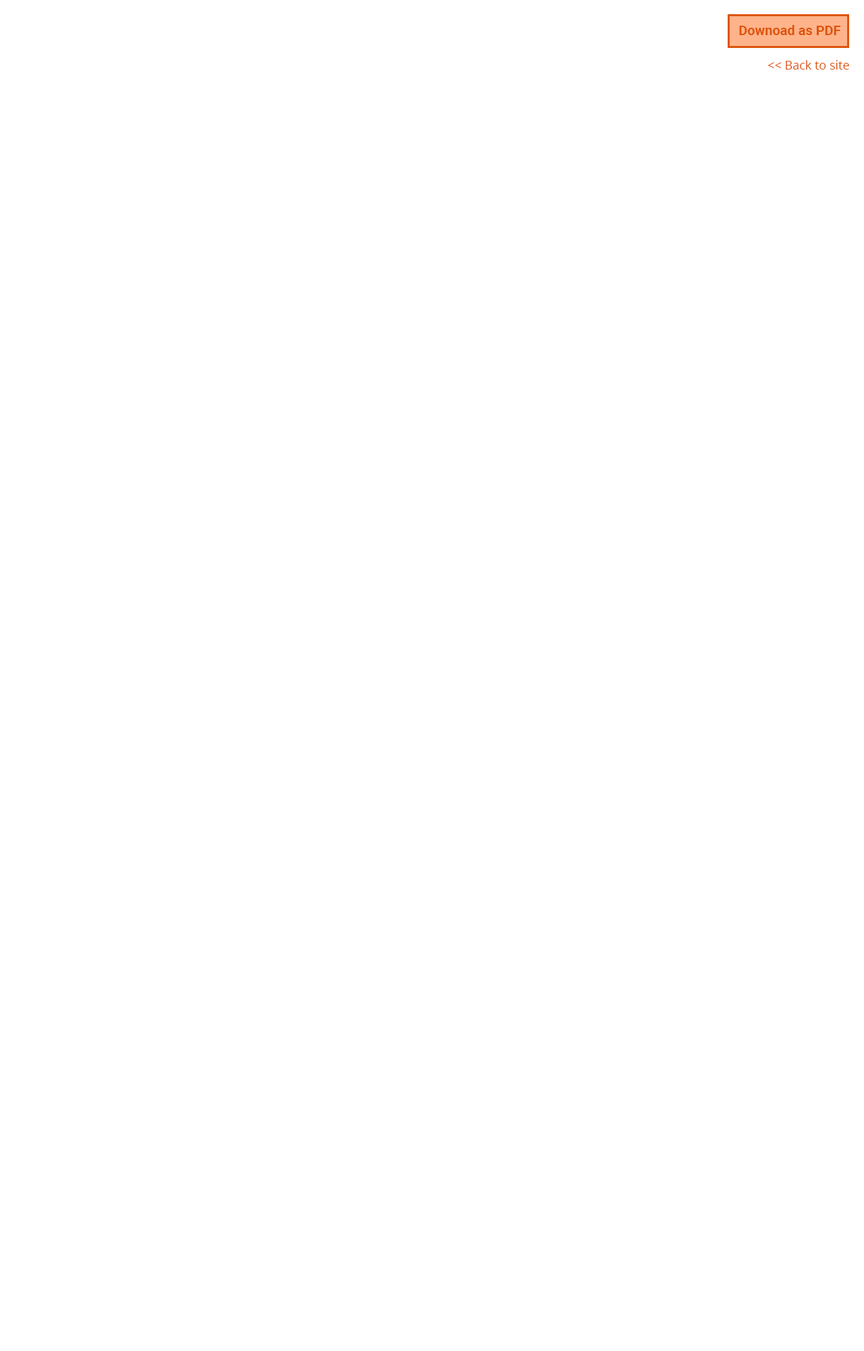
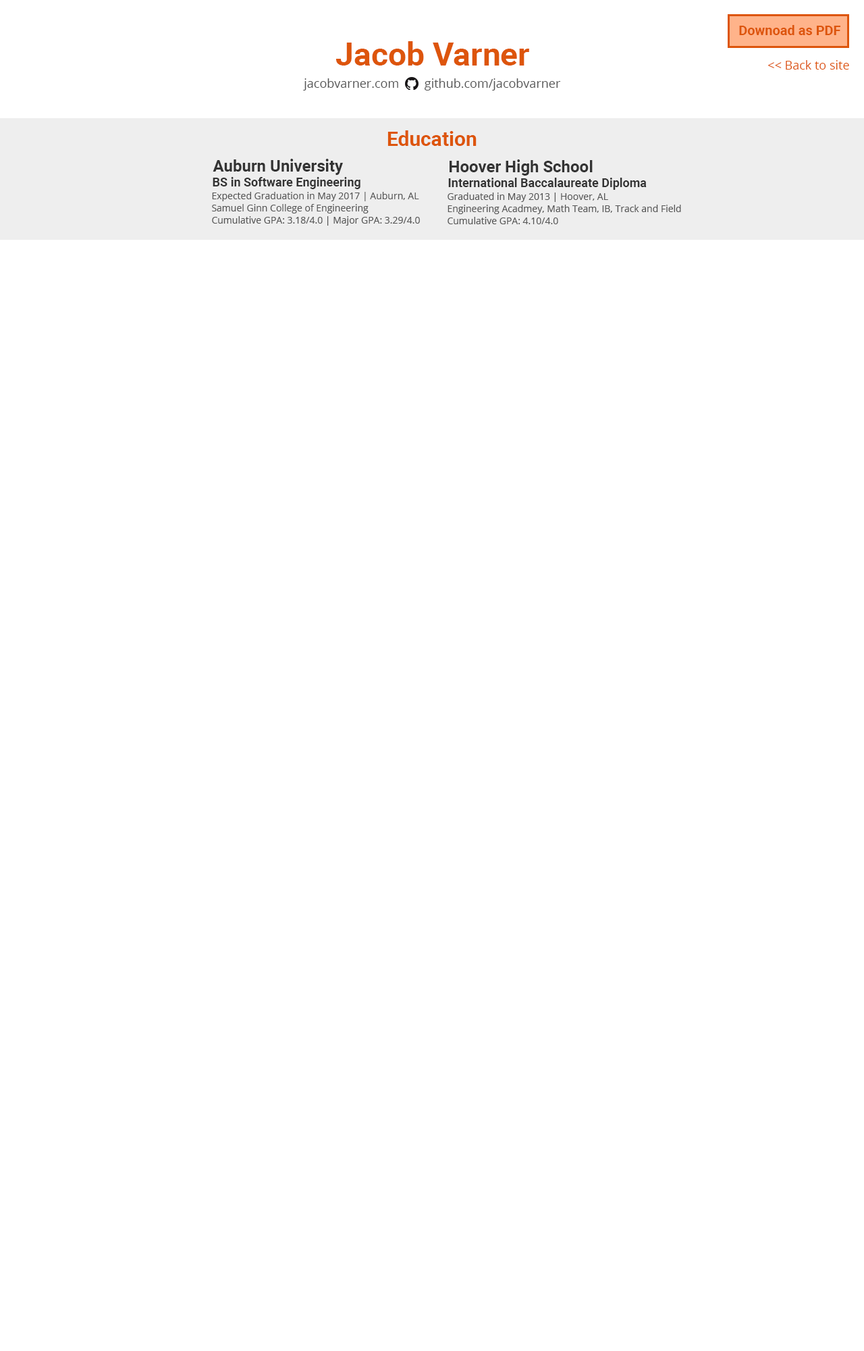
The second (864, 1351) image is a revision of the first. Changes to its layers:
added group "Heading" with 4 layers above "Education" over bbox(303, 41, 562, 91)
added layer "jacobvarner.com" in group "Heading" over bbox(303, 78, 399, 91)
added layer "github.com/jacobvarner" in group "Heading" over bbox(424, 78, 562, 91)
added layer "github-dark" in group "Heading" over bbox(405, 76, 419, 90)
added layer "Jacob Varner" in group "Heading" over bbox(335, 41, 530, 66)
added group "Education" (1st of 2) with 10 layers above "Layer 1" over bbox(0, 118, 864, 240)
added group "Hoover" with 3 layers in group "Education" over bbox(447, 159, 682, 225)
added layer "Graduated in May 2013 | Hoover, AL Engineering Acadmey, Math Te" in group "Hoover" over bbox(447, 192, 682, 225)
added layer "International Baccalaureate Diploma" in group "Hoover" over bbox(448, 177, 648, 190)
added layer "Hoover High School" in group "Hoover" over bbox(449, 159, 593, 176)
added group "Auburn" with 3 layers in group "Education" over bbox(212, 158, 421, 226)
added layer "Expected Graduation in May 2017 | Auburn, AL Samuel Ginn Colleg" in group "Auburn" over bbox(212, 191, 421, 226)
added layer "BS in Software Engineering" in group "Auburn" over bbox(212, 176, 361, 190)
added layer "Auburn University" in group "Auburn" over bbox(212, 158, 344, 175)
added layer "Education" (2nd of 2, in "Education") in group "Education" over bbox(387, 130, 477, 146)
added layer "Rectangle 4" in group "Education" over bbox(0, 118, 864, 240)
